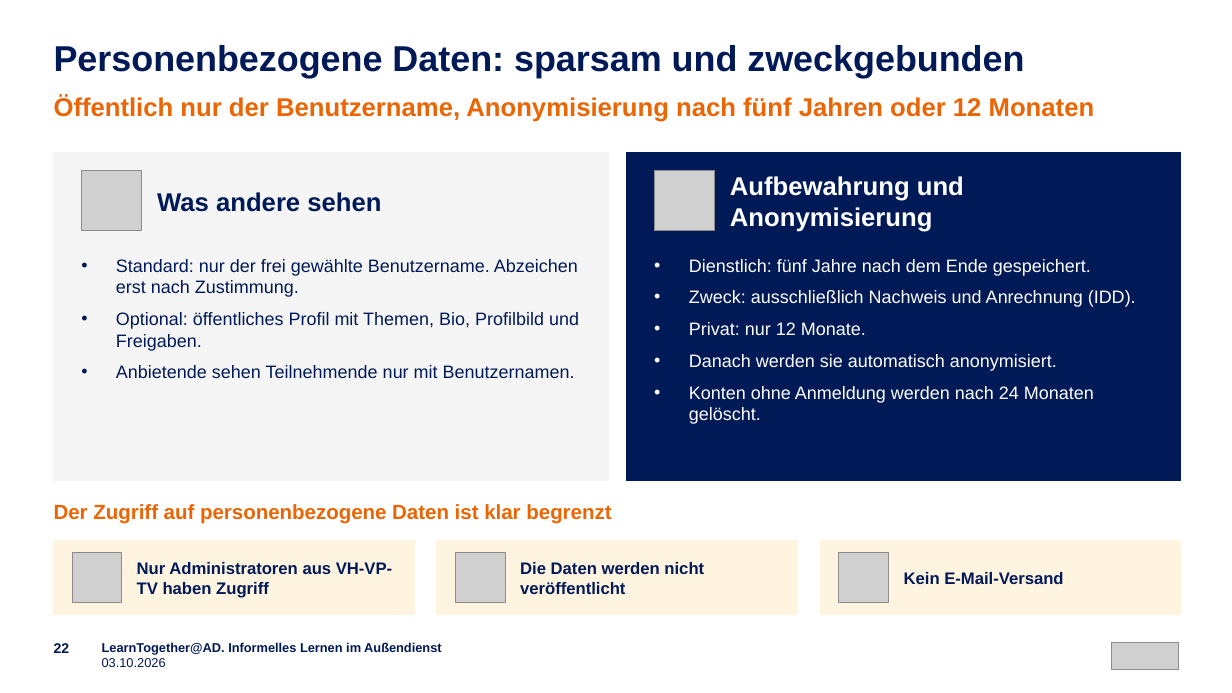
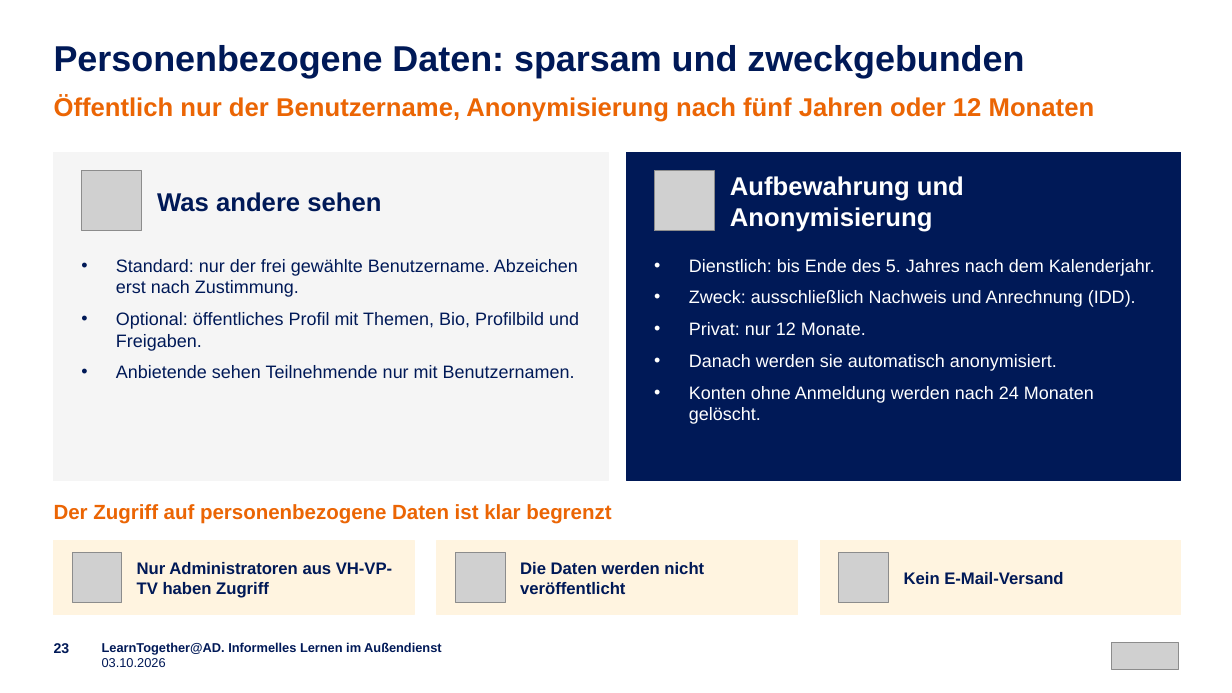
Before and after one commit to emplush/ruv_learntogether, a slide deck: slide 23 of docs/LearnTogether-AD_Praesentation.pptx (slide 22 before the commit). Drawn at 1232x693 pixels with LibreOffice and Linux fonts; fonts in the diff are those of the drawing; grey boxes stand for pictures. Boxes give left, top, right and bottom in pixels: in the first picture for what was removed or moved away, otherwise in the second. Text is boxed around its words. In the diff, an @@ line names an element or a change of style, - is before the commit and + after.

```diff
--- a/docs/LearnTogether-AD_Praesentation.pptx
+++ b/docs/LearnTogether-AD_Praesentation.pptx
@@ text at <box>689,259,1155,276</box>: text changed @@
-• Dienstlich: fünf Jahre nach dem Ende gespeichert.
+• Dienstlich: bis Ende des 5. Jahres nach dem Kalenderjahr.
```
Also in this commit, not shown: 9 other slides changed, 1 slide added, 59 other files.
